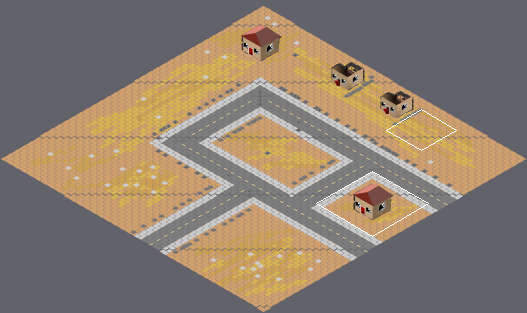
Tiled map -- hcg/resources/maps/maps/suburbanWasteland_normal_02_01.tmx. The picture above shows the old version from afar; the outline marks the close-up.
Close-up. As it was:
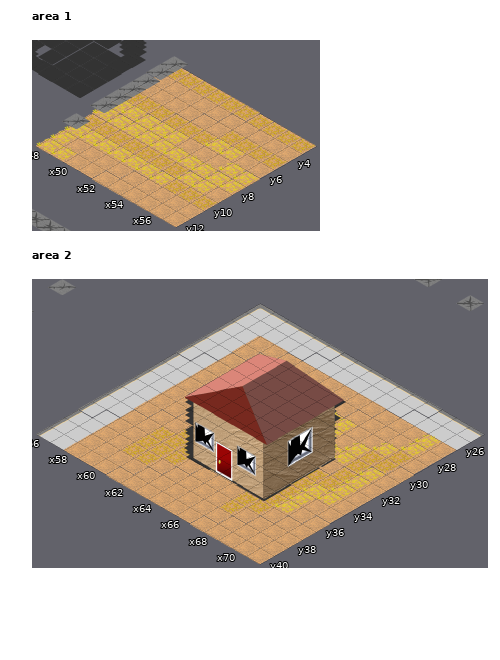
Cells are 55x32 px. Isometric: x runs down to the right, y down to the left. Shown: area 1 x 48..57, y 3..12; area 2 x 56..71, y 25..40. The commit also changed other parts of the map, which this record leaves out.
And afterwards:
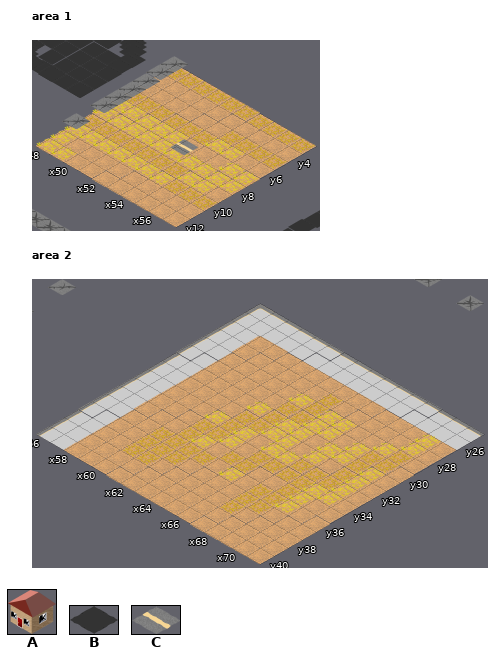
Key: from "abandoned_house_01": A 0; from "charcoal": B 0; from "concrete-aligned": C 4.
_ is an empty cell, . an unchanged one.
Objects are placed by the point they stand on, in cells (3,4 is the top-left corner of cell 3,4); size is 1x1 cell unless given.
Commit: Added broken car to a few levels.
Difference:
--- layer "car" (added), area 1
+C at 53.9,8.3
--- layer "invisible", area 2
-B at 65.1,29
+(outside this view)
-B at 63.1,29.2
+(outside this view)
-B at 64.1,29.2
+(outside this view)
-B at 62.1,29.2
+(outside this view)
-B at 60.1,29.2
+(outside this view)
-B at 61.1,29.2
+(outside this view)
-B at 65.4,29.8
+(outside this view)
-B at 65.9,30.1
+(outside this view)
-B at 60.1,30.2
+(outside this view)
-B at 64.1,30.2
+(outside this view)
-B at 66.1,30.7
+(outside this view)
-B at 66.5,30.9
+(outside this view)
-B at 60.1,31.2
+(outside this view)
-B at 66.7,31.3
+(outside this view)
-B at 67,31.5
+(outside this view)
-B at 67.3,31.8
+(outside this view)
-B at 67.5,32.1
+(outside this view)
-B at 60,32.2
+(outside this view)
-B at 67.9,32.4
+(outside this view)
-B at 68.3,32.9
+(outside this view)
-B at 65.3,33
+(outside this view)
-B at 66.3,33
+(outside this view)
-B at 64.3,33
+(outside this view)
-B at 66.3,33
+(outside this view)
-B at 60.1,33.2
+(outside this view)
-B at 60.1,33.5
+(outside this view)
-B at 60.4,33.8
+(outside this view)
-B at 68.3,34
+(outside this view)
-B at 67.3,34
+(outside this view)
-B at 66.3,34
+(outside this view)
-B at 65.3,34
+(outside this view)
-B at 64.3,34
+(outside this view)
-B at 60.8,34.2
+(outside this view)
-B at 61.2,34.6
+(outside this view)
-B at 61.5,34.9
+(outside this view)
-B at 68.3,35
+(outside this view)
-B at 64.3,35
+(outside this view)
-B at 66.3,35
+(outside this view)
-B at 67.3,35
+(outside this view)
-B at 65.3,35
+(outside this view)
-B at 62.1,35.4
+(outside this view)
-B at 62.3,35.7
+(outside this view)
-B at 62.6,36
+(outside this view)
-B at 65.3,36
+(outside this view)
-B at 67.3,36
+(outside this view)
-B at 64.3,36
+(outside this view)
-B at 66.3,36
+(outside this view)
-B at 68.3,36
+(outside this view)
-B at 64.3,36
+(outside this view)
-B at 62.9,36.3
+(outside this view)
-B at 63.2,36.6
+(outside this view)
-B at 63.4,36.8
+(outside this view)
-B at 67.3,37
+(outside this view)
-B at 68.3,37
+(outside this view)
-B at 68.3,37
+(outside this view)
-B at 65.3,37
+(outside this view)
-B at 66.3,37
+(outside this view)
-B at 66.3,37
+(outside this view)
-B at 64.4,37
+(outside this view)
-B at 63.8,37.1
+(outside this view)
--- layer "house", area 2
@@ x 63..63 @@
-34 A
+34 _
Where, in picture pixels (left, top, right, bottom), the same in both close-ups:
added: (170, 139, 198, 155)
changed: (184, 354, 346, 501)
